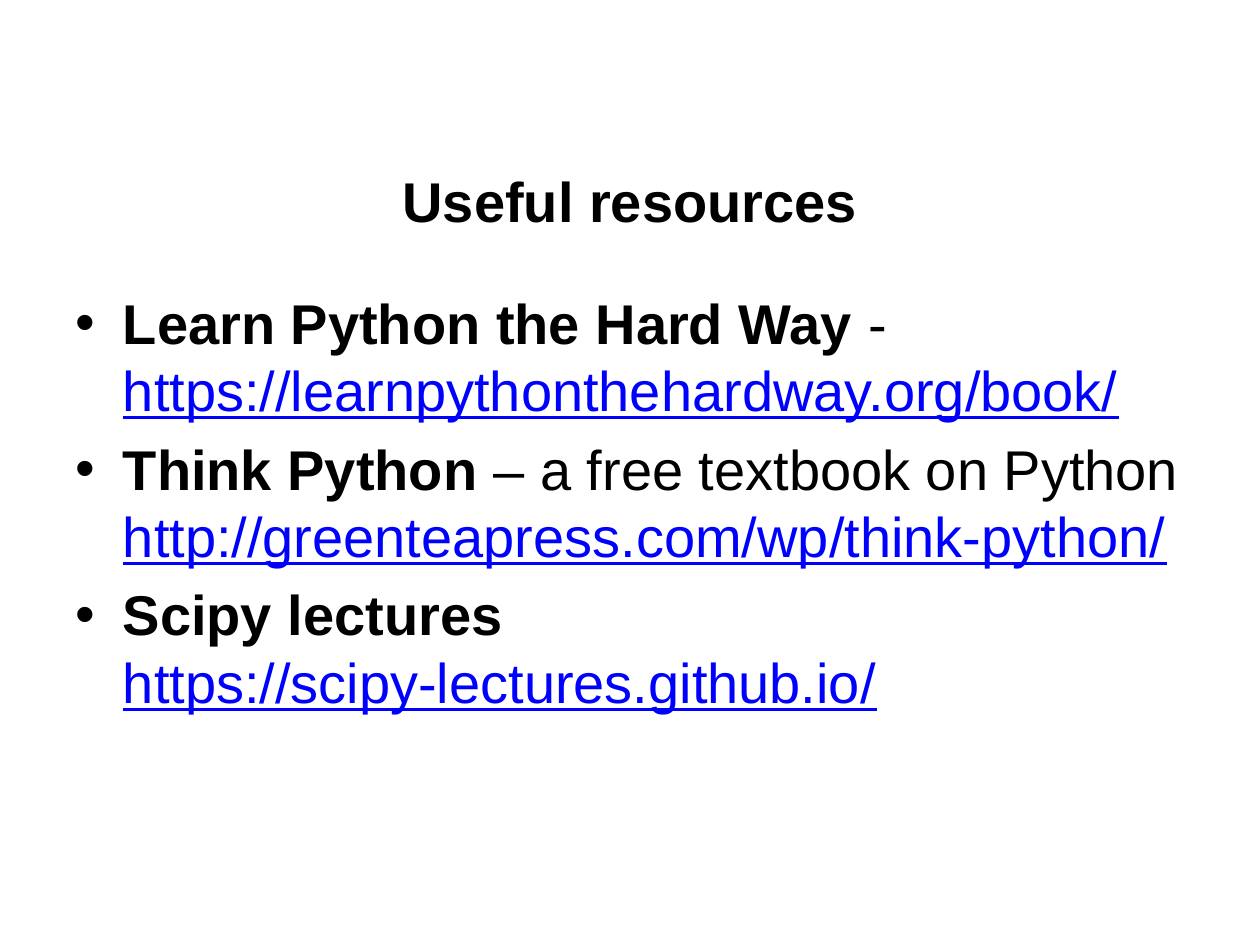
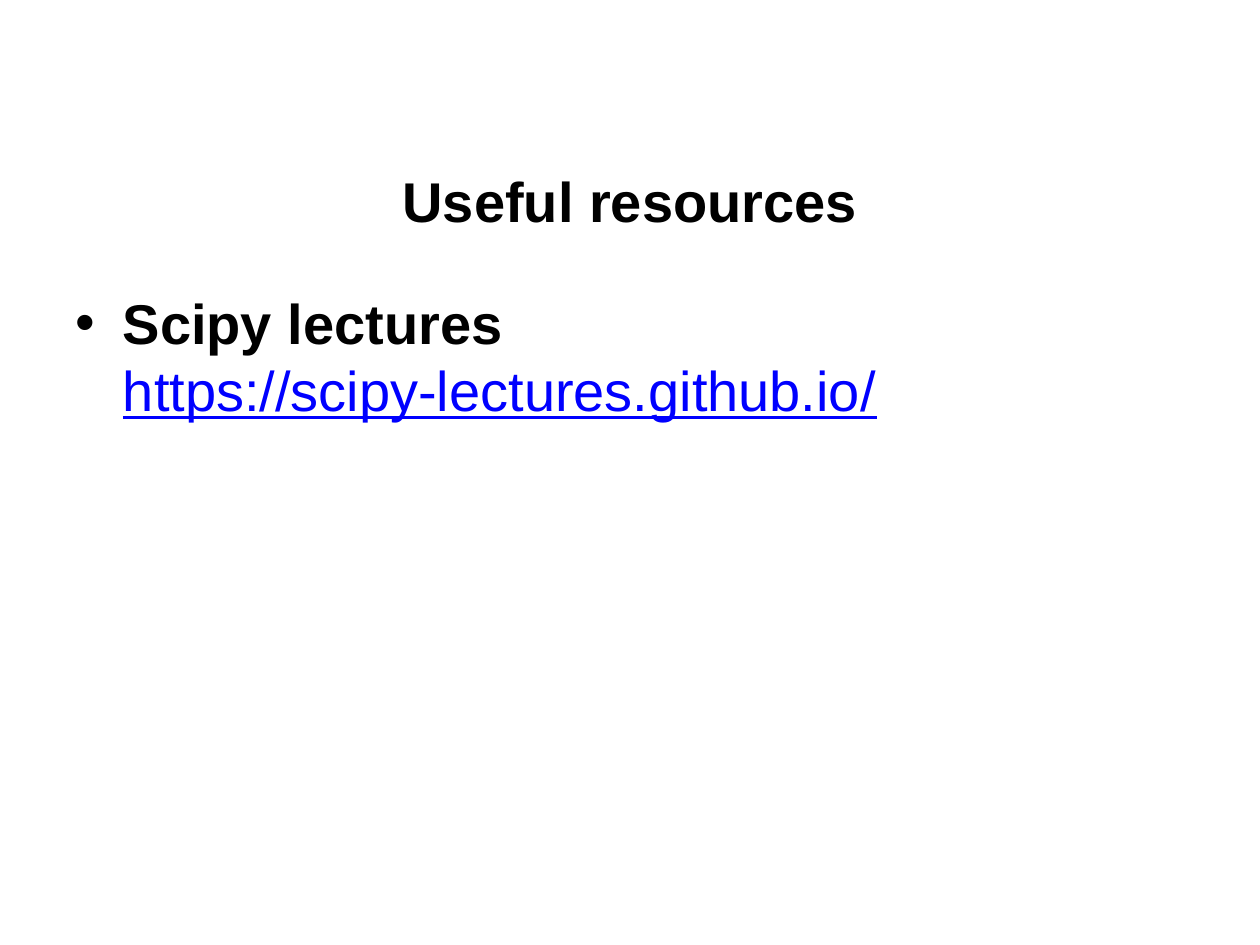
Before and after one commit to jgerity/talks, a slide deck: slide 20 of 2016/computing_workgroup/intro-to-python/intro-to-python.pptx (slide 17 before the commit). Drawn at 1260x945 pixels with LibreOffice and Linux fonts; fonts in the diff are those of the drawing; background and template pictures are left out. Boxes give left, top, right and bottom in pixels: in the first picture for what was removed or moved away, otherwise in the second. Text is boxed around its words. In the diff, an @@ line names an element or a change of style, - is before the commit and + after.

```diff
--- a/2016/computing_workgroup/intro-to-python/intro-to-python.pptx
+++ b/2016/computing_workgroup/intro-to-python/intro-to-python.pptx
@@ text at box(123, 303, 1178, 568): paragraphs removed @@
-• Learn Python the Hard Way - https://learnpythonthehardway.org/book/
-• Think Python – a free textbook on Python
-  http://greenteapress.com/wp/think-python/
```
Also in this commit, not shown: 2 other slides changed, 5 slides added.
